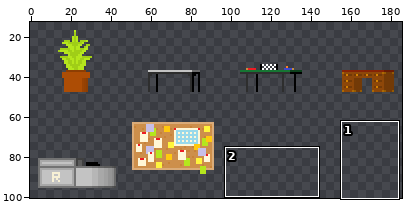
Sprite sheet, stored at Assets/Sprites/Furniture/misc-48.png. The first picture is a wide view before the edit; the outline marks the close-up.
Close-up. Earlier state:
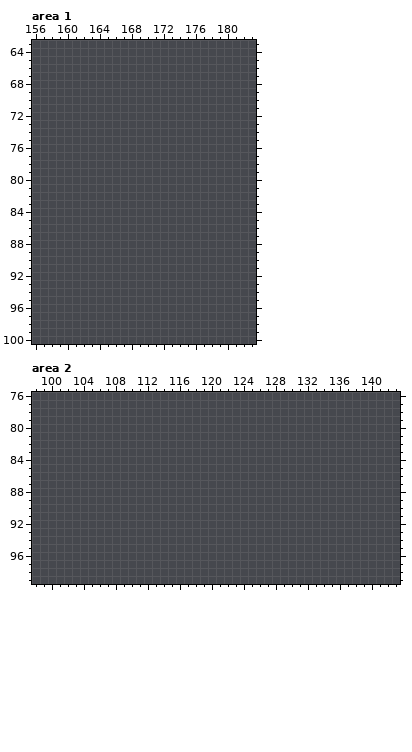
The file is 192x192 pixels. Colours within 5 levels of each other are drawn and written as one. Shown: area 1: x 156..183, y 63..100; area 2: x 98..143, y 76..99. The wide view leaves out empty margins.
After:
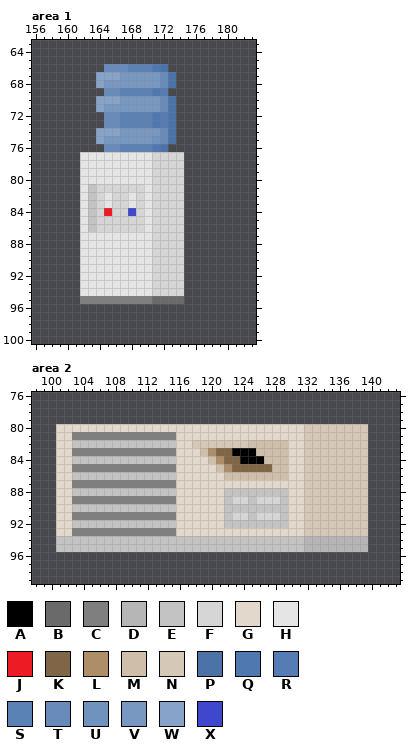
Palette (. is transparent): A #000000  B #6a6a6a  C #7f7f7f  D #b6b6b6  E #c3c3c3  F #d6d6d6  G #e2d8cb  H #e5e5e5  J #ed1c24  K #806646  L #ad8e69  M #cfbea9  N #d6c8b6  P #4b73a7  Q #4f78b0  R #557cb3  S #5b82b5  T #688bbb  U #7092be  V #7998c1  W #87a3c9  X #3f48cc
Edits made:
--- area 1
@@ x 160..176 @@
  65 .................
- 66 .................
- 67 .................
- 68 .................
- 69 .................
- 70 .................
- 71 .................
- 72 .................
- 73 .................
- 74 .................
- 75 .................
- 76 .................
- 77 .................
- 78 .................
- 79 .................
- 80 .................
- 81 .................
- 82 .................
- 83 .................
- 84 .................
- 85 .................
- 86 .................
- 87 .................
- 88 .................
- 89 .................
- 90 .................
- 91 .................
- 92 .................
- 93 .................
- 94 .................
- 95 .................
+ 66 .....TTTSSSQP....
+ 67 ....WWWVVVVVTP...
+ 68 ....WVVVVVVVTP...
+ 69 .....TTSSSSQR....
+ 70 ....WWWVVVVVTP...
+ 71 ....WVVVVVVVTP...
+ 72 .....TTSSSSQRP...
+ 73 .....TTSSSSQRP...
+ 74 ....WWWVVVVVTP...
+ 75 ....WVVVVVVUTP...
+ 76 .....TTSSSSQP....
+ 77 ..HHHHHHHHHFFFF..
+ 78 ..HHHHHHHHHFFFF..
+ 79 ..HHHHHHHHHFFFF..
+ 80 ..HHHHHHHHHFFFF..
+ 81 ..HEFFFFFFHFFFF..
+ 82 ..HEFHFFHFHFFFF..
+ 83 ..HEFHFFHFHFFFF..
+ 84 ..HEFJFFXFHFFFF..
+ 85 ..HEFFFFFFHFFFF..
+ 86 ..HEFFFFFFHFFFF..
+ 87 ..HHHHHHHHHFFFF..
+ 88 ..HHHHHHHHHFFFF..
+ 89 ..HHHHHHHHHFFFF..
+ 90 ..HHHHHHHHHFFFF..
+ 91 ..HHHHHHHHHFFFF..
+ 92 ..HHHHHHHHHFFFF..
+ 93 ..HHHHHHHHHFFFF..
+ 94 ..HHHHHHHHHFFFF..
+ 95 ..CCCCCCCCCBBBB..
  96 .................
--- area 2
@@ x 98..143 @@
  79 ..............................................
- 80 ..............................................
- 81 ..............................................
- 82 ..............................................
- 83 ..............................................
- 84 ..............................................
- 85 ..............................................
- 86 ..............................................
- 87 ..............................................
- 88 ..............................................
- 89 ..............................................
- 90 ..............................................
- 91 ..............................................
- 92 ..............................................
- 93 ..............................................
- 94 ..............................................
- 95 ..............................................
+ 80 ...GGGGGGGGGGGGGGGGGGGGGGGGGGGGGGGNNNNNNNN....
+ 81 ...GGCCCCCCCCCCCCCGGGGGGGGGGGGGGGGNNNNNNNN....
+ 82 ...GGEEEEEEEEEEEEEGGNNNNNNNMMMMMGGNNNNNNNN....
+ 83 ...GGCCCCCCCCCCCCCGGGMLKKAAAMMMMGGNNNNNNNN....
+ 84 ...GGEEEEEEEEEEEEEGGGGMLKKAAAMMMGGNNNNNNNN....
+ 85 ...GGCCCCCCCCCCCCCGGGGGMLKKKKKMMGGNNNNNNNN....
+ 86 ...GGEEEEEEEEEEEEEGGGGGGMMMMMMMMGGNNNNNNNN....
+ 87 ...GGCCCCCCCCCCCCCGGGGGGGGGGGGGGGGNNNNNNNN....
+ 88 ...GGEEEEEEEEEEEEEGGGGGGEEEEEEEEGGNNNNNNNN....
+ 89 ...GGCCCCCCCCCCCCCGGGGGGEFFEFFFEGGNNNNNNNN....
+ 90 ...GGEEEEEEEEEEEEEGGGGGGEEEEEEEEGGNNNNNNNN....
+ 91 ...GGCCCCCCCCCCCCCGGGGGGEFFEFFFEGGNNNNNNNN....
+ 92 ...GGEEEEEEEEEEEEEGGGGGGEEEEEEEEGGNNNNNNNN....
+ 93 ...GGCCCCCCCCCCCCCGGGGGGGGGGGGGGGGNNNNNNNN....
+ 94 ...EEEEEEEEEEEEEEEEEEEEEEEEEEEEEEEDDDDDDDD....
+ 95 ...EEEEEEEEEEEEEEEEEEEEEEEEEEEEEEEDDDDDDDD....
  96 ..............................................
